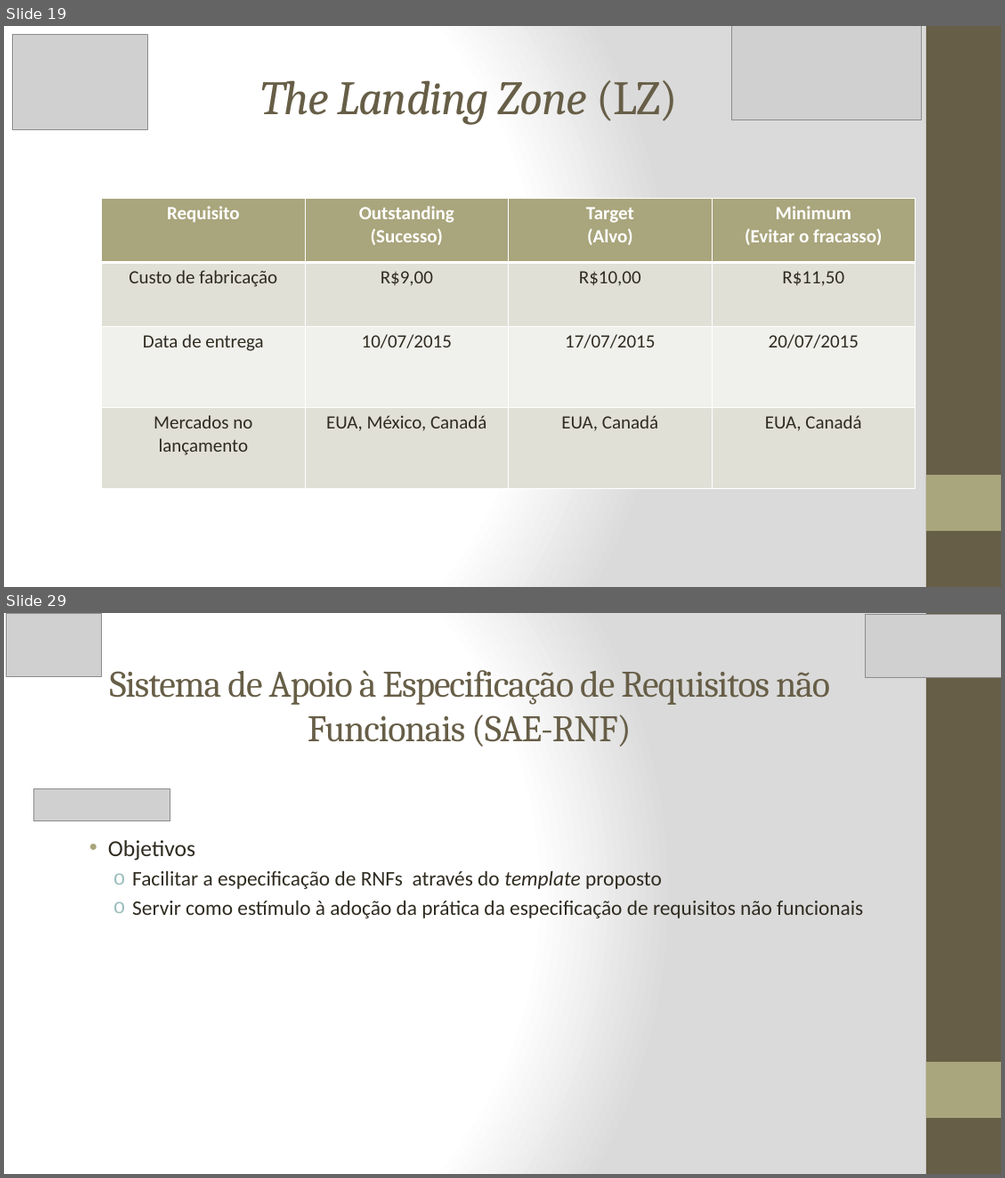
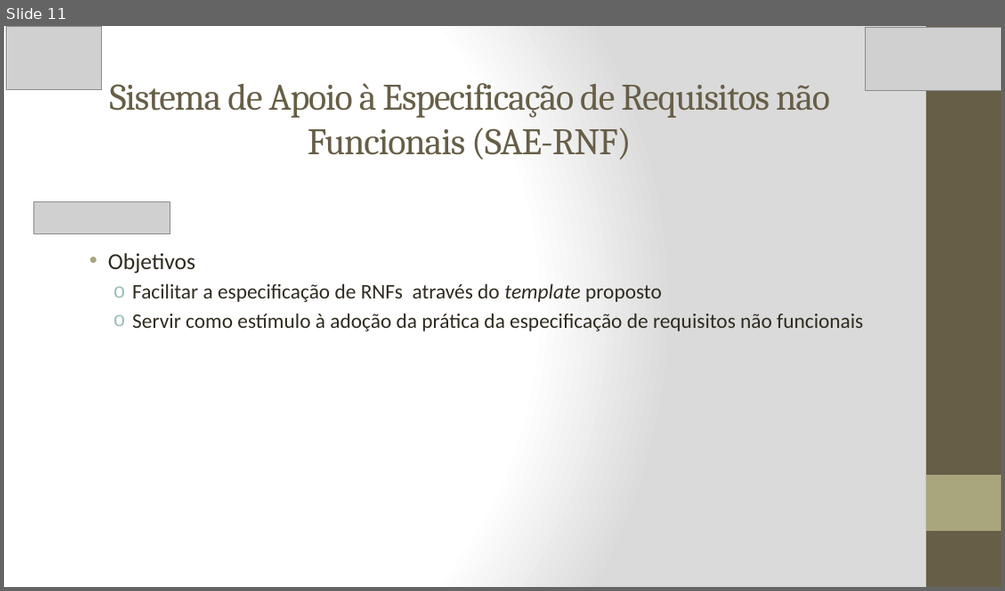
Before and after one commit to marlonscastro/estagiotcc, a slide deck: Apresentação_PPT.pptx. Shown one above the other, each under a label of ours: slides 19 and 29 before the commit, slide 11 after it; the slides between them are not shown. The pictures are 1005x1178 and 1005x591 pixels, drawn with LibreOffice and Linux fonts; fonts in the diff are those of the drawing; grey boxes stand for pictures. Boxes give left, top, right and bottom in pixels: in the first picture for what was removed or moved away, otherwise in the second. Text is boxed around its words. In the diff, an @@ line names an element or a change of style, - is before the commit and + after.

```diff
--- a/Apresentação_PPT.pptx
+++ b/Apresentação_PPT.pptx
@@ slide 19 removed at (4, 26, 1001, 587), background gradient #FFFFFF to #DADADA; not listed: 2 template elements that a slide beside it also shows @@
@@ picture removed at (12, 34, 147, 130) @@
@@ picture removed at (732, 26, 922, 119) @@
@@ title removed at (260, 80, 679, 125) @@
-The Landing Zone (LZ)
@@ table removed at (102, 198, 915, 489), 4 rows, 4 columns @@
-Requisito | Outstanding / (Sucesso) | Target / (Alvo) | Minimum / (Evitar o fracasso)
-Custo de fabricação | R$9,00 | R$10,00 | R$11,50
-Data de entrega | 10/07/2015 | 17/07/2015 | 20/07/2015
-Mercados no lançamento | EUA, México, Canadá | EUA, Canadá | EUA, Canadá
@@ what was slide 29 is now slide 11 @@
```
Also in this commit, not shown: 6 slides changed, 3 slides added, 20 other slides removed, 3 other files.
